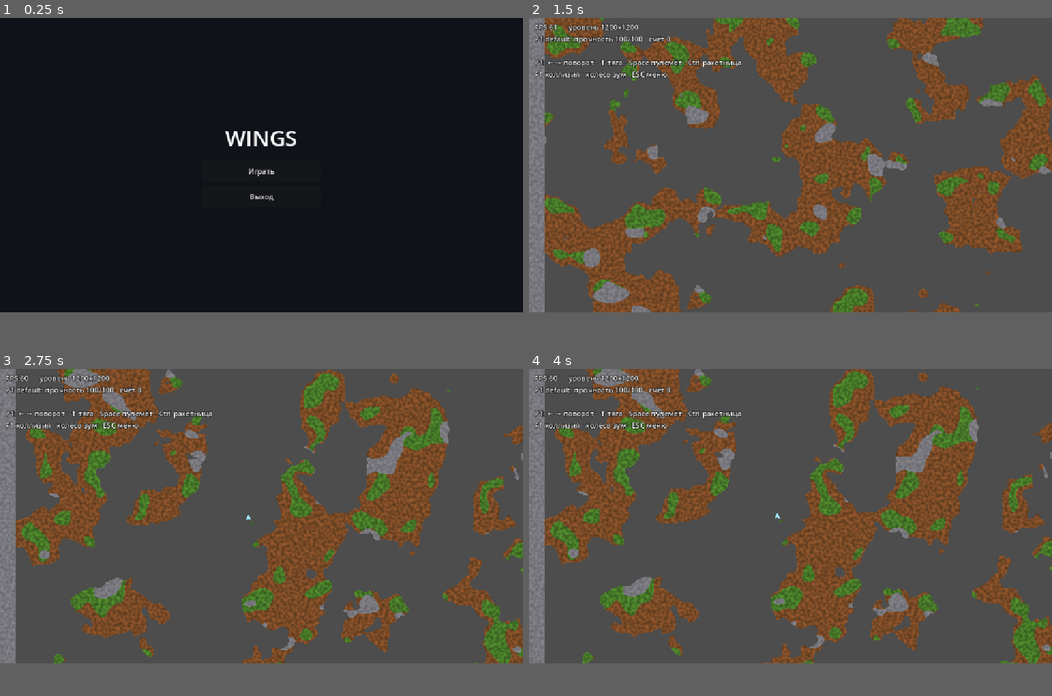
Above: before the commit, frames 1-4 (two rows, left to right).
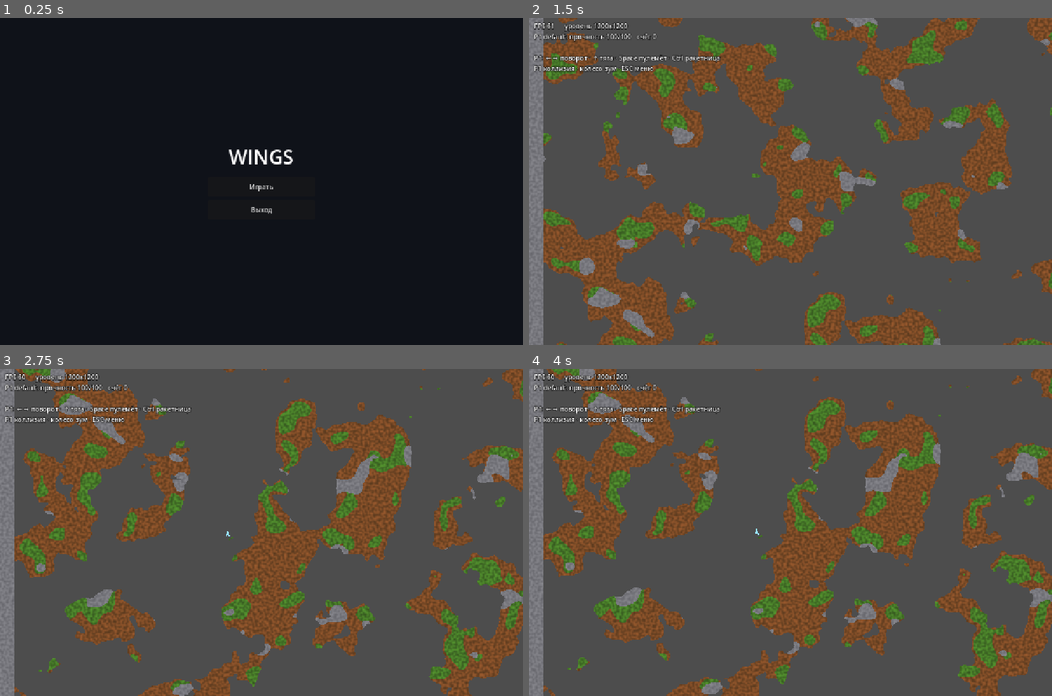
Above: after the commit, the same moments.

Repository: apbrandom/Scoria
Game: Godot game, scene res://scenes/menu/main_menu.tscn
Two runs of this game, one before a commit and one after it. Both use one fixed random seed, a clock stepped at 60 frames per second and the inputs below.
Inputs (mouse positions are in pixels of both pictures, inside the frame that each line leads up to):
- Up to frame 1 (0.25 s): no input
- Up to frame 2 (1.5 s): click "Играть" at 0.5 s; click "Один игрок" at 1.25 s
- Up to frame 3 (2.75 s): tap Enter at 2 s; move the mouse to (376, 499) at 2.02 s; tap R at 2.1 s; click (376, 499) at 2.17 s
- Up to frame 4 (4 s): move the mouse to (685, 532) at 2.77 s; tap 1 at 2.85 s; click (685, 532) at 2.92 s; move the mouse to (842, 450) at 3.52 s; tap 2 at 3.6 s; click (842, 450) at 3.67 s
In our replay, the window is 800x450 before the commit and 800x500 after it. These sizes can differ from the game's own. Grey fills any space a smaller window leaves; there, only what the larger window draws over its background counts as a difference.

The runs differ from the first frame. In frame 1, 0.9% of the frame differs, in the area x 43-57%, y 34-60%; in frame 2, 42%, in the area x 0-100%, y 0-100%; in frame 3, 41%; in frame 4, 41%.

Commit message:
Разрешение экрана: база Steam Deck (1280x800) + окно на весь экран
viewport_width/height=1280x800 (Steam Deck — основная цель), window/size/mode=2
(MODE_MAXIMIZED — окно сразу разворачивается на текущий экран, не эксклюзивный
fullscreen пока идёт разработка). stretch/mode=canvas_items + aspect=expand не
трогал — уже стояли раньше и делают ровно то, что нужно (см. architecture.md §8).

Co-Authored-By: Claude Sonnet 5 <noreply@anthropic.com>

Diff:
--- a/Wings-clone/project.godot
+++ b/Wings-clone/project.godot
@@ -21,6 +21,9 @@
 
 [display]
 
+window/size/viewport_width=1280
+window/size/viewport_height=800
+window/size/mode=2
 window/stretch/mode="canvas_items"
 window/stretch/aspect="expand"
 
Not shown, changed: notes/architecture.md
Not shown, changed: notes/devlog.md
